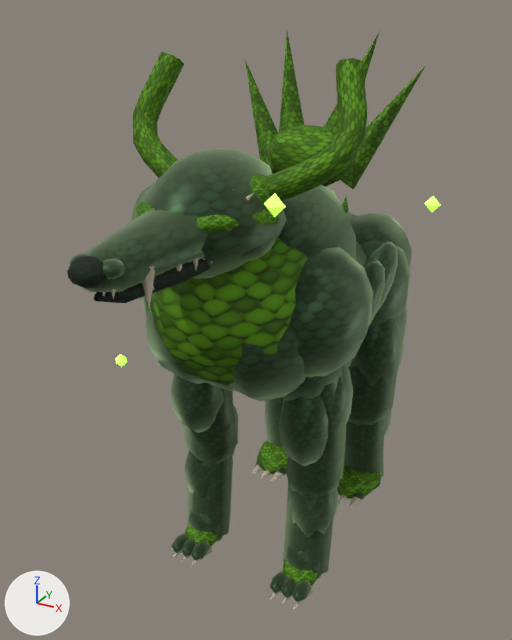
The glTF model glb/low/animales-nv-1-12-lineage/enemy_lineage_venom_toad_low.glb: old version first, new version second.
Before and after are seen from a 50 mm camera at (1.26, -2.66, 2.31) aimed at (-0.18, -0.06, 1.01). The axes (+X, +Y, +Z) are drawn at lower left. The lights are the same throughout. The first picture is the older version. Where no turn or scale is listed for an object, it has been applied to the vertices. Vertices at exactly the same position are counted once.

In view in the first picture: 'Mesh_6', 'Skinned_Unified_Mat_IvoryFangsAndHorns', 'Skinned_Unified_Mat_PrimarySurface', 'Skinned_Unified_Mat_SecondaryScalesOrTrim', 'Skinned_Unified_Mat_UnderbodyHide' and 3 more.
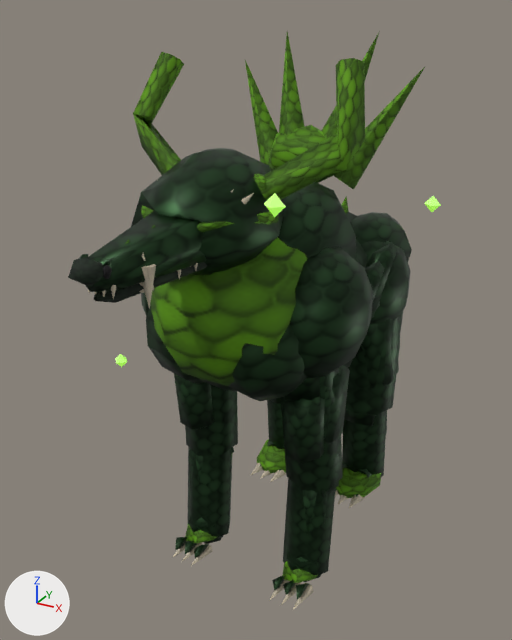
Changed parts and their boxes [x1, y1, x2, y2] in the pictures (512 x 640 px):
'Skinned_Unified_Mat_PrimarySurface', surface changed, reshaped (darker): before [69, 148, 412, 602]; after [78, 148, 412, 600]
'Skinned_Unified_Mat_SecondaryScalesOrTrim', reshaped: before [133, 31, 425, 585]; after [125, 31, 425, 583]
'Mesh_3.001', moved (not visible before): after [181, 542, 203, 562]
'Mesh_3', moved (not visible before): after [172, 544, 185, 558]
part 1 of me_mesh_8, cut back (green): before [69, 149, 412, 602]
part 2 of me_mesh_10, deleted (green): before [133, 52, 367, 233]
part 3 of me_mesh_10, deleted: before [185, 524, 319, 585]
part 4 of me_mesh_10, deleted (green): before [257, 440, 381, 499]

Patch to the scene script:
```diff
--- a/glb/low/animales-nv-1-12-lineage/enemy_lineage_venom_toad_low.glb.py
+++ b/glb/low/animales-nv-1-12-lineage/enemy_lineage_venom_toad_low.glb.py
@@ mat_mat_primarysurface @@
 mat_mat_primarysurface = bpy.data.materials.new('Mat_PrimarySurface')
-# nodes: BsdfPrincipled, Mapping, Mix x2, OutputMaterial, TexImage, UVMap, VertexColor
-# colours: greyish green #a5c391, dark green #2d4f2e, mixed with the vertex colours
+# nodes: BsdfPrincipled, Mix x2, OutputMaterial, TexImage, VertexColor
+# colours: dark green #2d4f2e, mixed with the vertex colours
 # uses the picture img_image_0
@@ me_mesh_8 @@
 # used by ob_skinned_unified_mat_primarysurface; location = (0.0, 0.0, 0.0)
-me_mesh_8.from_pydata(...)  # 5680 vertices, 10602 faces; spans x -0.47..0.47, y -1.33..1.3, z -0.07..1.88
+me_mesh_8.from_pydata(...)  # 1993 vertices, 3226 faces; spans x -0.47..0.47, y -1.33..1.3, z -0.07..1.88
+# me_mesh_8 part 1: 3 vertices moved within x -0.18..0.1, y -0.83..-0.81, z 1.71..1.74; 3687 vertices removed from x -0.4..0.4, y -1.31..1.27, z -0.07..1.87
 me_mesh_8.materials.append(mat_mat_primarysurface)
@@ me_mesh_10 @@
 # used by ob_skinned_unified_mat_secondaryscalesortrim; location = (0.0, 0.0, 0.0)
-me_mesh_10.from_pydata(...)  # 803 vertices, 1412 faces; spans x -0.46..0.46, y -1.17..1.4, z -0.04..2.23
+me_mesh_10.from_pydata(...)  # 406 vertices, 618 faces; spans x -0.43..0.45, y -1.17..1.4, z -0.04..2.23
+# me_mesh_10 part 2: 265 vertices removed from x -0.46..0.46, y -0.94..0.19, z 1.62..2.1
+# me_mesh_10 part 3: 68 vertices removed from x -0.34..0.34, y -0.53..-0.32, z -0.02..0.09
+# me_mesh_10 part 4: 64 vertices removed from x -0.35..0.32, y 0.17..0.49, z -0.03..0.11
 me_mesh_10.materials.append(mat_mat_secondaryscalesortrim)
@@ ob_mesh_3 @@
 ob_mesh_3 = bpy.data.objects.new('Mesh_3', me_mesh_3)
-ob_mesh_3.parent = ob_elemental_breath_cone
+ob_mesh_3.parent = ob_weapon_feral_claws_fangs
 ob_mesh_3.location = (0.11, -0.08, 0.22)
@@ ob_mesh_3_001 @@
 ob_mesh_3_001 = bpy.data.objects.new('Mesh_3.001', me_mesh_3)
-ob_mesh_3_001.parent = ob_elemental_breath_cone
+ob_mesh_3_001.parent = ob_weapon_feral_claws_fangs
 ob_mesh_3_001.location = (0.1, -0.08, -0.22)
@@ ob_mesh_6 @@
-ob_mesh_6 = bpy.data.objects.new('Mesh_6', me_mesh_6)
+ob_mesh_6 = bpy.data.objects.new('Mesh_6', me_mesh_3)
 ob_mesh_6.parent = ob_weapon_feral_claws_fangs
```
